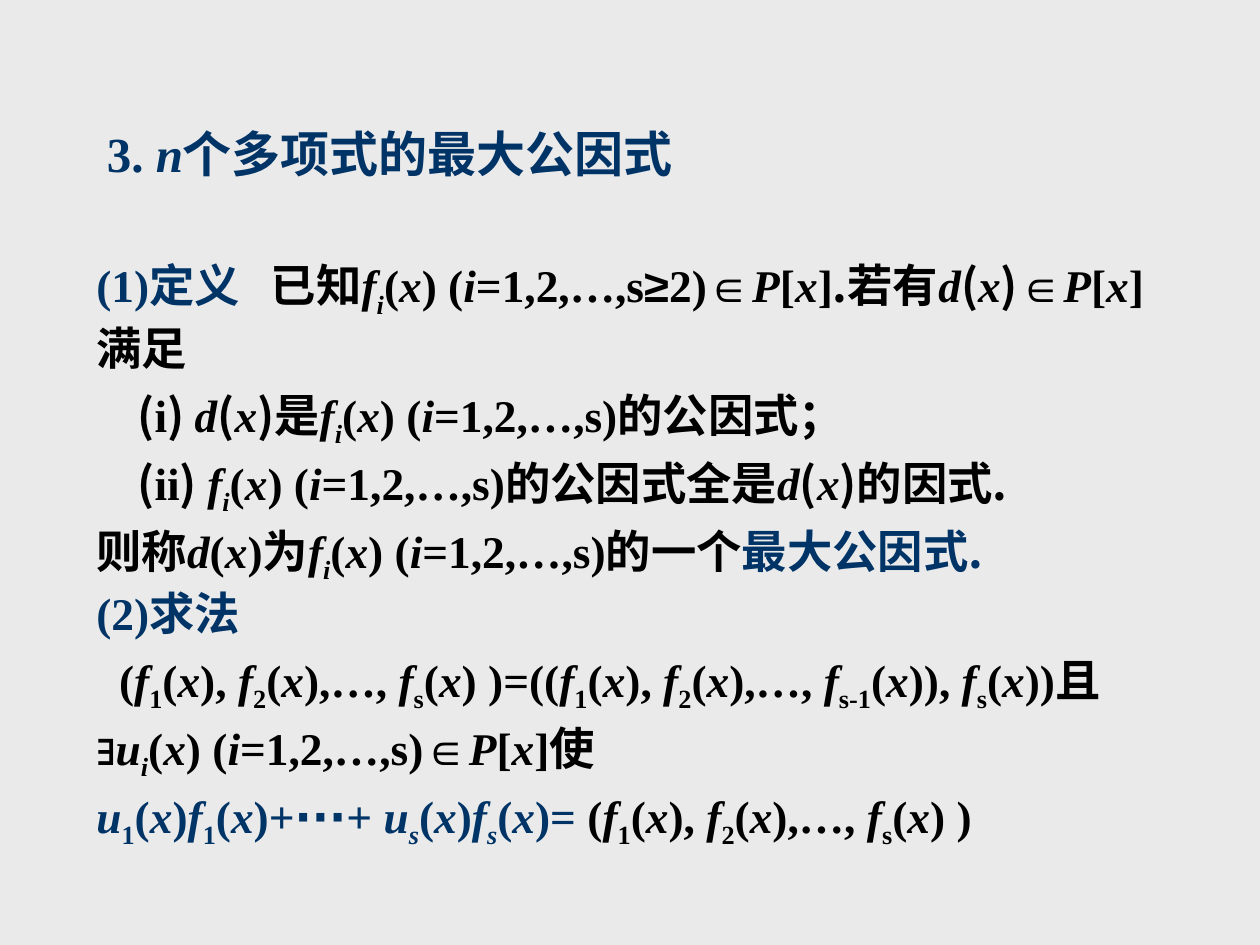
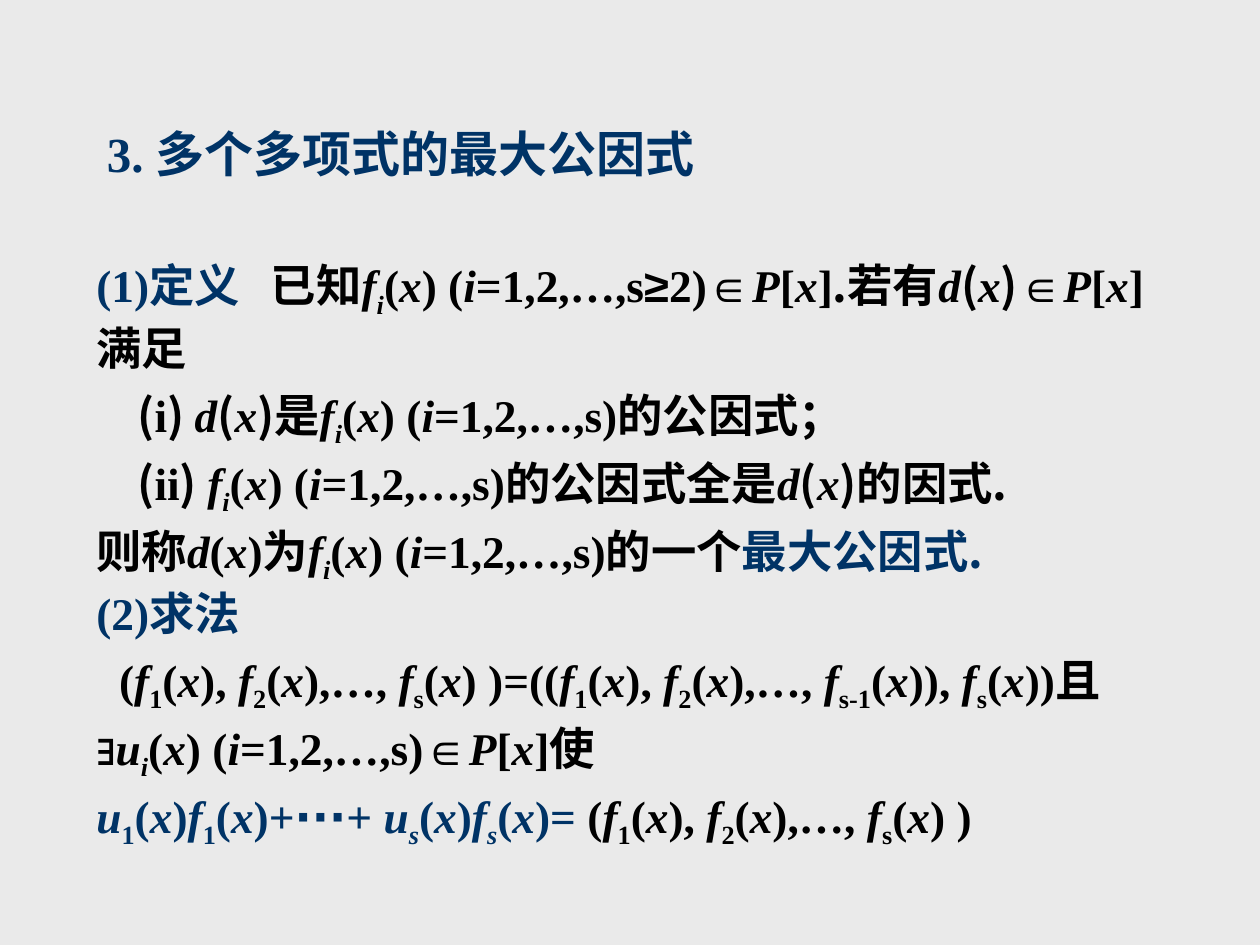
Before and after one commit to zhangbiaomath/zhangbiaomath.github.io, a slide deck: slide 54 of teaching/gaodai/课件/第1章-多项式.ppt. Drawn at 1260x945 pixels with LibreOffice and Linux fonts; fonts in the diff are those of the drawing. Boxes give left, top, right and bottom in pixels: in the first picture for what was removed or moved away, otherwise in the second. Text is boxed around its words. In the diff, an @@ line names an element or a change of style, - is before the commit and + after.

```diff
--- a/teaching/gaodai/课件/第1章-多项式.ppt
+++ b/teaching/gaodai/课件/第1章-多项式.ppt
@@ title at [107, 130, 694, 177]: text changed @@
-3. n个多项式的最大公因式
+3. 多个多项式的最大公因式
```
Also in this commit, not shown: 2 other slides changed.
